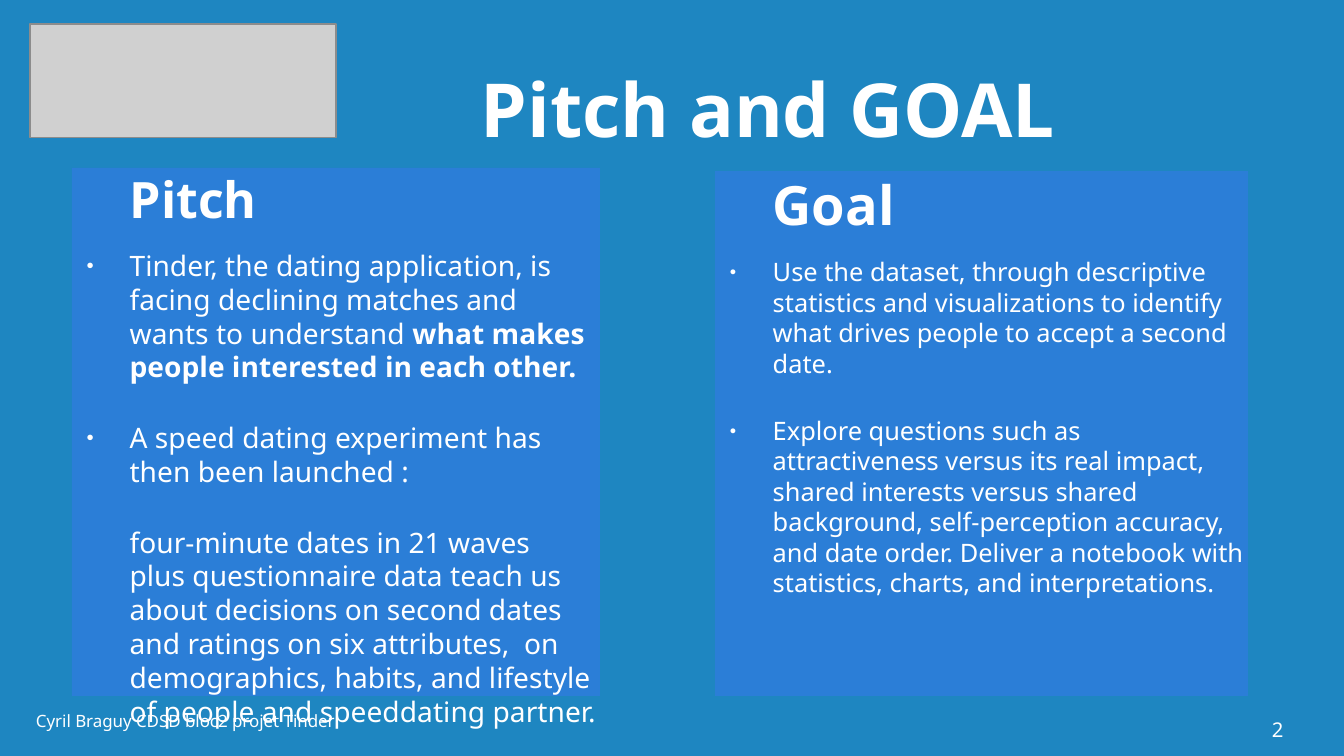
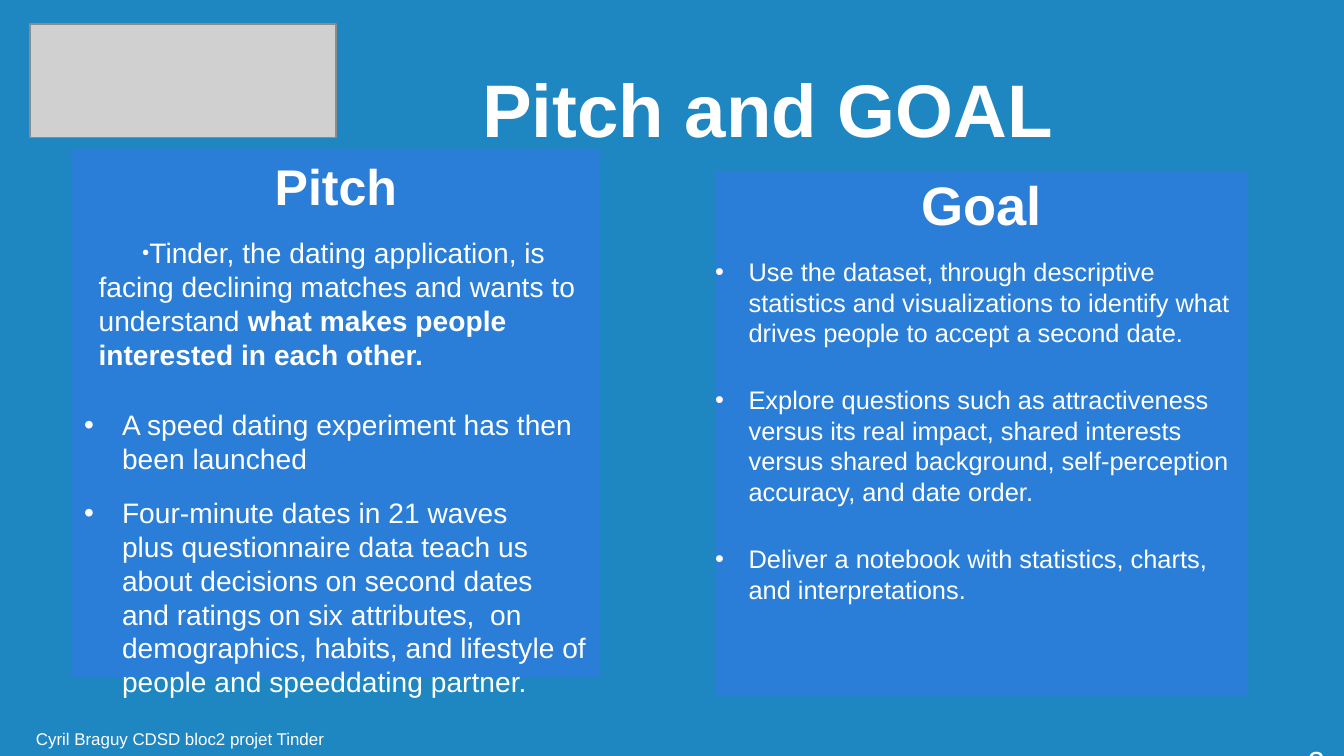
Before and after one commit to cyrilbraguy/Bl2_Tinder, a slide deck: slide 2 of doc/Braguy_CDSD_bl2_tinder.odp. Drawn at 1344x756 pixels with LibreOffice and Linux fonts; fonts in the diff are those of the drawing; grey boxes stand for pictures; background and template pictures are left out. Boxes give left, top, right and bottom in pixels: in the first picture for what was removed or moved away, otherwise in the second. Text is boxed around its words. In the diff, an @@ line names an element or a change of style, - is before the commit and + after.

```diff
--- a/doc/Braguy_CDSD_bl2_tinder.odp
+++ b/doc/Braguy_CDSD_bl2_tinder.odp
@@ title "Pitch and GOAL" at box(482, 83, 1053, 138): font Noto Sans to Arial @@
@@ text "Pitch": place and size @@
-text "Pitch" at box(72, 168, 600, 696)
+text "Pitch" at box(72, 149, 600, 677)
@@ text at box(99, 168, 574, 366): font Noto Sans to Arial in "Pitch", "Tinder, the dating application, is facing declining ..."; alignment left to centre; indent changed @@
@@ text at box(749, 185, 1230, 348): font Noto Sans to Arial in "Goal", "Use the dataset, through descriptive statistics and ..."; alignment left to centre; indent changed; bullet ● to • @@
@@ text at box(122, 414, 585, 693): text changed; font Noto Sans to Arial @@
-● A speed dating experiment has then been launched :
-four-minute dates in 21 waves
-plus questionnaire data teach us about decisions on second dates and ratings on six attributes, on demographics, habits, and lifestyle of people and speeddating partner.
+• A speed dating experiment has then been launched
+• Four-minute dates in 21 waves
+  plus questionnaire data teach us about decisions on second dates and ratings on six attributes, on demographics, habits, and lifestyle of people and speeddating partner.
@@ text at box(749, 390, 1228, 604): text changed; font Noto Sans to Arial @@
-● Explore questions such as attractiveness versus its real impact, shared interests versus shared background, self-perception accuracy, and date order. Deliver a notebook with statistics, charts, and interpretations.
+• Explore questions such as attractiveness versus its real impact, shared interests versus shared background, self-perception accuracy, and date order.
+• Deliver a notebook with statistics, charts, and interpretations.
@@ page number: place and size @@
-page number at box(1272, 722, 1284, 737)
+page number at box(1296, 701, 1340, 755)
@@ page number at box(1296, 701, 1340, 755): size 12 to 18 pt, font Noto Sans to Arial @@
@@ text "Cyril Braguy CDSD bloc2 projet ..." at box(36, 732, 324, 749): font Noto Sans to Arial @@
@@ text "Cyril Braguy CDSD bloc2 projet ...": place and size @@
-text "Cyril Braguy CDSD bloc2 projet ..." at box(36, 711, 335, 731)
+text "Cyril Braguy CDSD bloc2 projet ..." at box(36, 732, 324, 749)
```
Also in this commit, not shown: 15 other slides changed, 2 other files.
